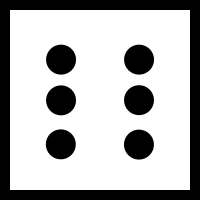
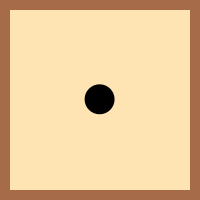
Comparing the layer stacks of the two 200 x 200 images. Changes:
pixels changed over [0,0,200,200] (layer not identified)
